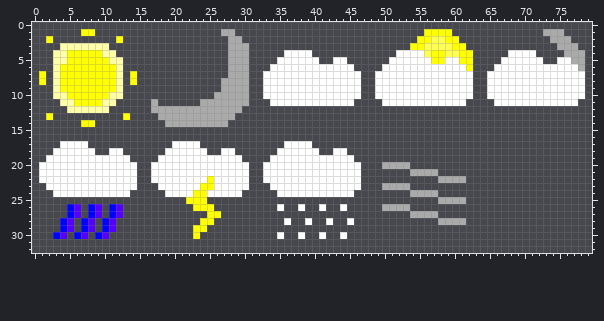
Sprite sheet: resources/weather_icons.png. Above: the version before the commit.
The file is 84x84 pixels. Shown: x 0..79, y 0..32.
The same view after the edit:
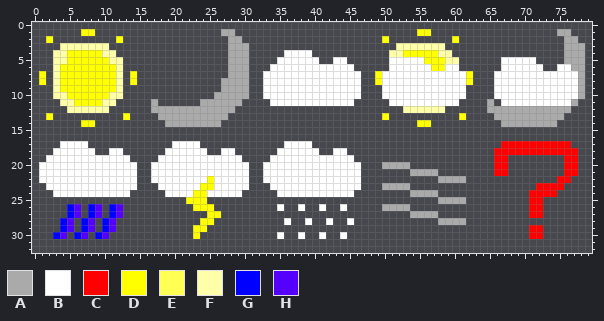
Palette (. is transparent): A #aaaaaa  B #ffffff  C #ff0000  D #ffff00  E #ffff54  F #ffffaa  G #0000ff  H #5500ff
The author wrote: Add unknown conditions icon
Changes in this commit:
Changed rows in their new state; - is an unchanged pixel.
first column x 27:
 1 ----------------------------D-...-------------..-A--
 2 -----------------------D----.....--------------..-A-
 3 -------------------------FFFFFFF...-------------.--A
 4 ------------------------FFDDDD-FF...-----....-------
 5 -----------------------------D--FF..---------.--.A--
 6 -----------------------.------DD--..---.------..--A-
 7 ----------------------D------------D--.------------A
 8 ----------------------D------------D--.------------A
 9 ----------------------.------------.--.------------A
10 ----------------------.------------.--.------------A
11 ---.-------------------.----------.---A.----------A-
12 --.-----------------------FFFFFF------AAAAAAAAAAAA--
13 -.---------------------D----------D----AAAAAAAAAA---
14 .---------------------------DD----------AAAAAAAA----
17 ----------------------------------------CCCCCCCCCC--
18 ---------------------------------------CCCCCCCCCCCC-
19 ---------------------------------------CC--------CC-
20 ---------------------------------------CC--------CC-
21 ---------------------------------------CC--------CC-
22 ------------------------------------------------CC--
23 ---------------------------------------------CCCC---
24 --------------------------------------------CCCC----
25 --------------------------------------------CC------
26 --------------------------------------------CC------
27 --------------------------------------------CC------
29 --------------------------------------------CC------
30 --------------------------------------------CC------
Pixel boxes of the changes (left, top, right, bottom) in both pictures:
changed: (375, 29, 585, 239)
erased: (221, 99, 249, 127)
